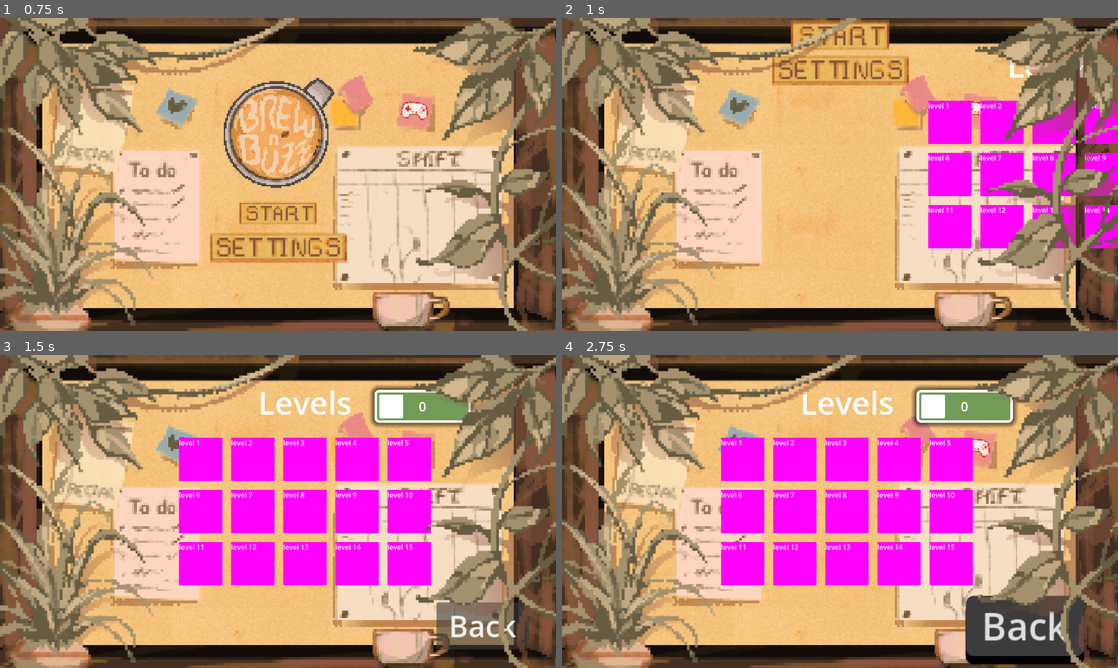
Above: before the commit, frames 1-4 (two rows, left to right).
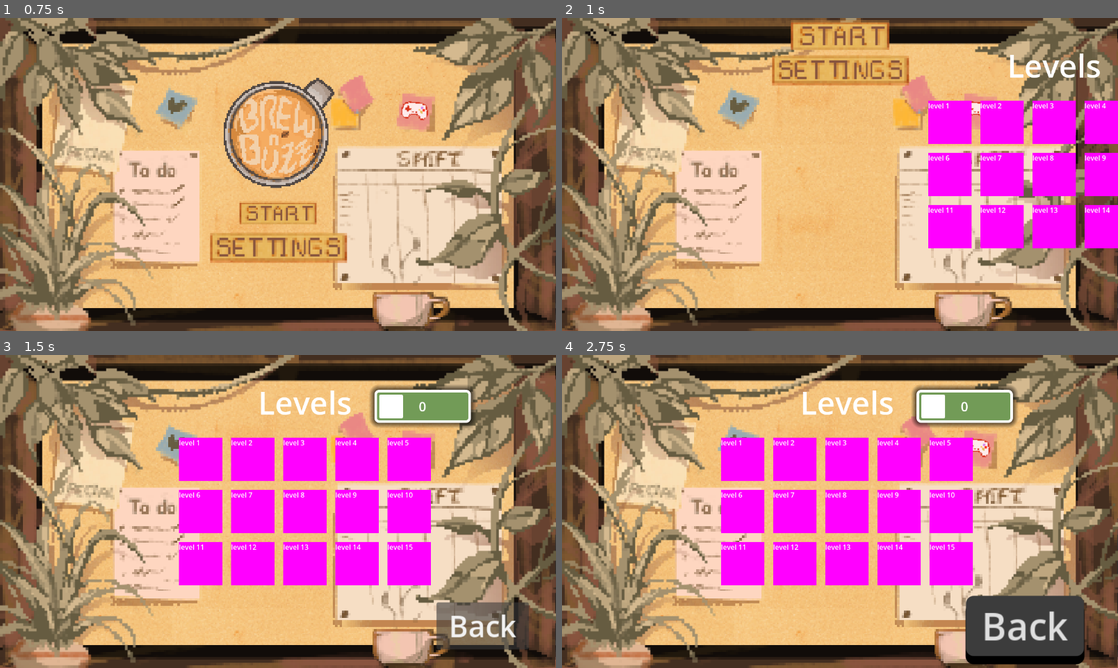
Above: after the commit, the same moments.

Repository: Project-Pixel-UoS/Brew-n-Buzz
Game: Godot game, scene res://scenes/main_menu.tscn
Two runs of this game, one before a commit and one after it. Both use one fixed random seed, a clock stepped at 60 frames per second and the inputs below.
Inputs (mouse positions are in pixels of both pictures, inside the frame that each line leads up to):
- Up to frame 1 (0.75 s): click (278, 227) at 0.5 s
- Up to frame 2 (1 s): no input
- Up to frame 3 (1.5 s): click "Back" at 1.25 s
- Up to frame 4 (2.75 s): click (840, 561) at 2 s

Frame 1 is identical in both runs. In frame 2, 5.0% of the frame differs, in the area x 37-100%, y 1-74%; in frame 3, 0.9%; in frame 4, 1.1%.

Commit message:
[fix]: Changed UI layering

Diff:
--- a/scenes/main_menu.tscn
+++ b/scenes/main_menu.tscn
@@ -70,139 +70,6 @@
 script = ExtResource("3_ydt3q")
 credits_page = NodePath("../../PlantLayer/Control/Credits")
 
-[node name="MenuCanvas" type="CanvasLayer" parent="."]
-script = ExtResource("1_r2aoh")
-
-[node name="TitleMenu" parent="MenuCanvas" instance=ExtResource("1_vk558")]
-mouse_filter = 2
-script = ExtResource("3_70rn2")
-is_active = true
-
-[node name="AnimationComponent" type="Node" parent="MenuCanvas/TitleMenu/StartButton" index="0"]
-script = ExtResource("7_4kjcu")
-transition_type = 1
-
-[node name="AnimationComponent" type="Node" parent="MenuCanvas/TitleMenu/SettingsButton" index="0"]
-script = ExtResource("7_4kjcu")
-transition_type = 1
-
-[node name="Logo" type="TextureRect" parent="MenuCanvas/TitleMenu"]
-texture_filter = 1
-layout_mode = 1
-anchors_preset = 8
-anchor_left = 0.5
-anchor_top = 0.5
-anchor_right = 0.5
-anchor_bottom = 0.5
-offset_left = -35.0
-offset_top = -190.0
-offset_right = 39.0
-offset_bottom = -115.0
-grow_horizontal = 2
-grow_vertical = 2
-scale = Vector2(3.5, 3.5)
-pivot_offset = Vector2(37.5, 0)
-texture = ExtResource("8_wn6et")
-
-[node name="ResetButton2" type="Button" parent="MenuCanvas/TitleMenu"]
-visible = false
-layout_mode = 0
-offset_left = 497.0
-offset_top = 299.0
-offset_right = 665.0
-offset_bottom = 376.0
-size_flags_horizontal = 4
-theme = ExtResource("5_1yw01")
-text = "Reset"
-
-[node name="SettingsMenu" parent="MenuCanvas" instance=ExtResource("2_ap78m")]
-offset_left = -1280.0
-offset_right = -1280.0
-pivot_offset = Vector2(1200, 0)
-script = ExtResource("3_70rn2")
-start_position = 3
-
-[node name="BackButton" parent="MenuCanvas/SettingsMenu" index="0"]
-offset_left = -306.0
-offset_top = -135.0
-offset_right = -155.0
-offset_bottom = -58.0
-scale = Vector2(1.8, 1.8)
-
-[node name="AnimationComponent" type="Node" parent="MenuCanvas/SettingsMenu/BackButton" index="0"]
-script = ExtResource("7_4kjcu")
-transition_type = 1
-
-[node name="LevelsMenu" parent="MenuCanvas" instance=ExtResource("4_qvo6n")]
-offset_left = 1280.0
-offset_right = 1280.0
-script = ExtResource("3_70rn2")
-start_position = 1
-
-[node name="BackButton" parent="MenuCanvas/LevelsMenu" index="1"]
-offset_left = -306.0
-offset_top = -135.0
-offset_right = -155.0
-offset_bottom = -58.0
-scale = Vector2(1.8, 1.8)
-
-[node name="AnimationComponent" type="Node" parent="MenuCanvas/LevelsMenu/BackButton" index="0"]
-script = ExtResource("7_4kjcu")
-transition_type = 1
-
-[node name="MoneyContainer" type="Panel" parent="MenuCanvas/LevelsMenu"]
-layout_mode = 1
-offset_left = 800.0
-offset_top = 80.0
-offset_right = 1022.0
-offset_bottom = 156.0
-theme_override_styles/panel = SubResource("StyleBoxFlat_p2jiu")
-
-[node name="ImageFrame" type="Panel" parent="MenuCanvas/LevelsMenu/MoneyContainer"]
-layout_mode = 1
-anchors_preset = 4
-anchor_top = 0.5
-anchor_bottom = 0.5
-offset_left = 10.5
-offset_top = -27.5
-offset_right = 65.5
-offset_bottom = 27.5
-grow_vertical = 2
-theme_override_styles/panel = SubResource("StyleBoxFlat_fybge")
-
-[node name="MoneyIcon" type="TextureRect" parent="MenuCanvas/LevelsMenu/MoneyContainer/ImageFrame"]
-layout_mode = 1
-anchors_preset = 8
-anchor_left = 0.5
-anchor_top = 0.5
-anchor_right = 0.5
-anchor_bottom = 0.5
-offset_left = -22.0
-offset_top = -22.0
-offset_right = 22.0
-offset_bottom = 22.0
-grow_horizontal = 2
-grow_vertical = 2
-
-[node name="MoneyLabel" type="Label" parent="MenuCanvas/LevelsMenu/MoneyContainer"]
-layout_mode = 1
-anchors_preset = 15
-anchor_right = 1.0
-anchor_bottom = 1.0
-grow_horizontal = 2
-grow_vertical = 2
-theme_override_font_sizes/font_size = 30
-text = "0
-"
-horizontal_alignment = 1
-vertical_alignment = 1
-script = ExtResource("11_n08fg")
-
-[node name="SaverLoader" type="Node" parent="."]
-unique_name_in_owner = true
-script = ExtResource("7_s7wvx")
-saved_game = SubResource("Resource_kliah")
-
 [node name="PlantLayer" type="CanvasLayer" parent="."]
 
 [node name="Control" type="Control" parent="PlantLayer"]
@@ -265,7 +132,146 @@
 script = ExtResource("7_4kjcu")
 transition_type = 1
 
+[node name="MenuCanvas" type="CanvasLayer" parent="."]
+script = ExtResource("1_r2aoh")
+
+[node name="TitleMenu" parent="MenuCanvas" instance=ExtResource("1_vk558")]
+mouse_filter = 2
+script = ExtResource("3_70rn2")
+is_active = true
+
+[node name="AnimationComponent" type="Node" parent="MenuCanvas/TitleMenu/StartButton" index="0"]
+script = ExtResource("7_4kjcu")
+transition_type = 1
+
+[node name="AnimationComponent" type="Node" parent="MenuCanvas/TitleMenu/SettingsButton" index="0"]
+script = ExtResource("7_4kjcu")
+transition_type = 1
+
+[node name="Logo" type="TextureRect" parent="MenuCanvas/TitleMenu"]
+texture_filter = 1
+layout_mode = 1
+anchors_preset = 8
+anchor_left = 0.5
+anchor_top = 0.5
+anchor_right = 0.5
+anchor_bottom = 0.5
+offset_left = -35.0
+offset_top = -190.0
+offset_right = 39.0
+offset_bottom = -115.0
+grow_horizontal = 2
+grow_vertical = 2
+scale = Vector2(3.5, 3.5)
+pivot_offset = Vector2(37.5, 0)
+texture = ExtResource("8_wn6et")
+
+[node name="ResetButton2" type="Button" parent="MenuCanvas/TitleMenu"]
+visible = false
+layout_mode = 0
+offset_left = 497.0
+offset_top = 299.0
+offset_right = 665.0
+offset_bottom = 376.0
+size_flags_horizontal = 4
+theme = ExtResource("5_1yw01")
+text = "Reset"
+
+[node name="SettingsMenu" parent="MenuCanvas" instance=ExtResource("2_ap78m")]
+offset_left = -1280.0
+offset_right = -1280.0
+pivot_offset = Vector2(1200, 0)
+script = ExtResource("3_70rn2")
+start_position = 3
+
+[node name="BackButton" parent="MenuCanvas/SettingsMenu" index="0"]
+offset_left = -306.0
+offset_top = -135.0
+offset_right = -155.0
+offset_bottom = -58.0
+scale = Vector2(1.8, 1.8)
+
+[node name="AnimationComponent" type="Node" parent="MenuCanvas/SettingsMenu/BackButton" index="0"]
+script = ExtResource("7_4kjcu")
+transition_type = 1
+
+[node name="ScrollContainer" parent="MenuCanvas/SettingsMenu" index="2"]
+offset_right = 310.0
+offset_bottom = 157.0
+
+[node name="LevelsMenu" parent="MenuCanvas" instance=ExtResource("4_qvo6n")]
+offset_left = 1280.0
+offset_right = 1280.0
+script = ExtResource("3_70rn2")
+start_position = 1
+
+[node name="BackButton" parent="MenuCanvas/LevelsMenu" index="1"]
+offset_left = -306.0
+offset_top = -135.0
+offset_right = -155.0
+offset_bottom = -58.0
+scale = Vector2(1.8, 1.8)
+
+[node name="AnimationComponent" type="Node" parent="MenuCanvas/LevelsMenu/BackButton" index="0"]
+script = ExtResource("7_4kjcu")
+transition_type = 1
+
+[node name="MoneyContainer" type="Panel" parent="MenuCanvas/LevelsMenu"]
+layout_mode = 1
+offset_left = 800.0
+offset_top = 80.0
+offset_right = 1022.0
+offset_bottom = 156.0
+theme_override_styles/panel = SubResource("StyleBoxFlat_p2jiu")
+
+[node name="ImageFrame" type="Panel" parent="MenuCanvas/LevelsMenu/MoneyContainer"]
+layout_mode = 1
+anchors_preset = 4
+anchor_top = 0.5
+anchor_bottom = 0.5
+offset_left = 10.5
+offset_top = -27.5
+offset_right = 65.5
+offset_bottom = 27.5
+grow_vertical = 2
+theme_override_styles/panel = SubResource("StyleBoxFlat_fybge")
+
+[node name="MoneyIcon" type="TextureRect" parent="MenuCanvas/LevelsMenu/MoneyContainer/ImageFrame"]
+layout_mode = 1
+anchors_preset = 8
+anchor_left = 0.5
+anchor_top = 0.5
+anchor_right = 0.5
+anchor_bottom = 0.5
+offset_left = -22.0
+offset_top = -22.0
+offset_right = 22.0
+offset_bottom = 22.0
+grow_horizontal = 2
+grow_vertical = 2
+
+[node name="MoneyLabel" type="Label" parent="MenuCanvas/LevelsMenu/MoneyContainer"]
+layout_mode = 1
+anchors_preset = 15
+anchor_right = 1.0
+anchor_bottom = 1.0
+grow_horizontal = 2
+grow_vertical = 2
+theme_override_font_sizes/font_size = 30
+text = "0
+"
+horizontal_alignment = 1
+vertical_alignment = 1
+script = ExtResource("11_n08fg")
+
+[node name="SaverLoader" type="Node" parent="."]
+unique_name_in_owner = true
+script = ExtResource("7_s7wvx")
+saved_game = SubResource("Resource_kliah")
+
 [connection signal="pressed" from="BackgroundCanvas/PixelButton" to="BackgroundCanvas/PixelButton" method="_on_pressed" binds= [true]]
+[connection signal="pressed" from="PlantLayer/Control/Credits/BackButton" to="PlantLayer/Control/Credits/BackButton/AnimationComponent" method="_on_back_button_pressed"]
+[connection signal="pressed" from="PlantLayer/Control/Credits/BackButton" to="BackgroundCanvas/PixelButton" method="_on_pressed" binds= [false]]
 [connection signal="pressed" from="MenuCanvas/TitleMenu/StartButton" to="MenuCanvas/TitleMenu/StartButton/AnimationComponent" method="button_press"]
 [connection signal="pressed" from="MenuCanvas/TitleMenu/StartButton" to="MenuCanvas" method="_on_menu_button_pressed" binds= ["LevelsMenu"]]
 [connection signal="pressed" from="MenuCanvas/TitleMenu/SettingsButton" to="MenuCanvas/TitleMenu/SettingsButton/AnimationComponent" method="button_press"]
@@ -274,8 +280,6 @@
 [connection signal="pressed" from="MenuCanvas/SettingsMenu/BackButton" to="MenuCanvas" method="_on_menu_button_pressed" binds= ["TitleMenu"]]
 [connection signal="pressed" from="MenuCanvas/LevelsMenu/BackButton" to="MenuCanvas/LevelsMenu/BackButton/AnimationComponent" method="button_press"]
 [connection signal="pressed" from="MenuCanvas/LevelsMenu/BackButton" to="MenuCanvas" method="_on_menu_button_pressed" binds= ["TitleMenu"]]
-[connection signal="pressed" from="PlantLayer/Control/Credits/BackButton" to="PlantLayer/Control/Credits/BackButton/AnimationComponent" method="_on_back_button_pressed"]
-[connection signal="pressed" from="PlantLayer/Control/Credits/BackButton" to="BackgroundCanvas/PixelButton" method="_on_pressed" binds= [false]]
 
 [editable path="MenuCanvas/TitleMenu"]
 [editable path="MenuCanvas/SettingsMenu"]
